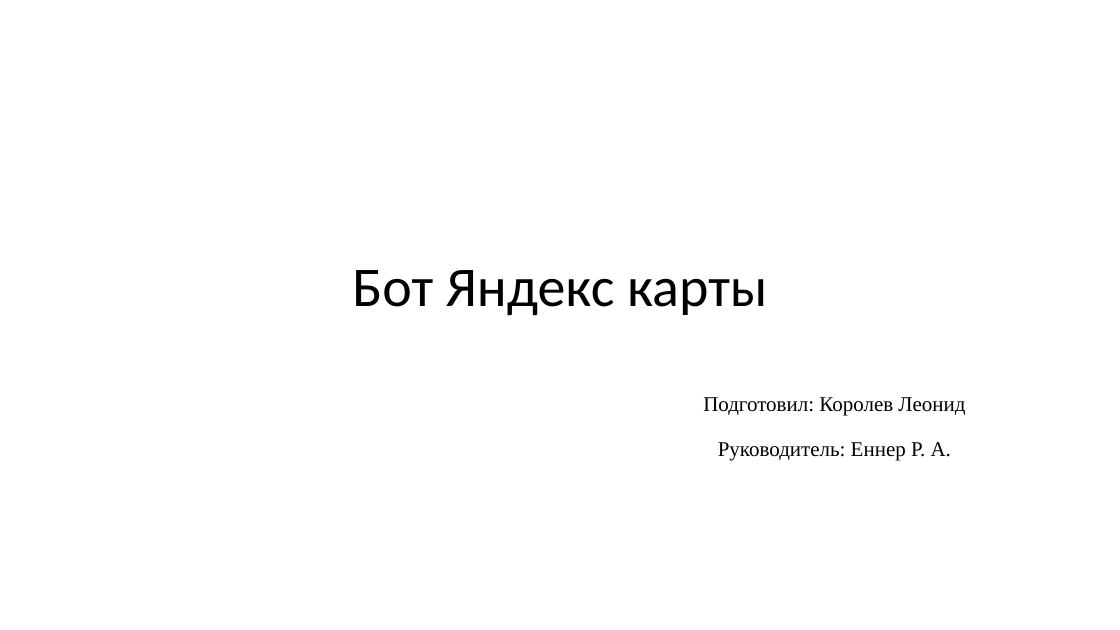
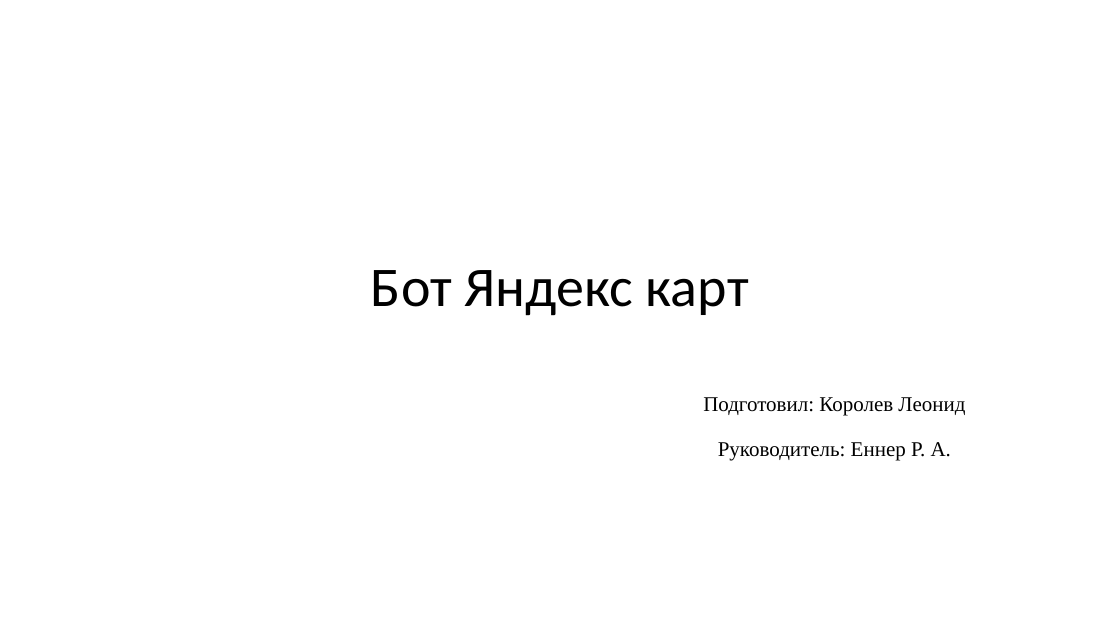
Before and after one commit to LeonKorolev2304/telegram_bot_geo, a slide deck: slide 1 of Презентация.pptx. Drawn at 1120x630 pixels with LibreOffice and Linux fonts; fonts in the diff are those of the drawing. Boxes give left, top, right and bottom in pixels: in the first picture for what was removed or moved away, otherwise in the second. Text is boxed around its words. In the diff, an @@ line names an element or a change of style, - is before the commit and + after.

```diff
--- a/Презентация.pptx
+++ b/Презентация.pptx
@@ title at [371,270,749,316]: text changed @@
-Бот Яндекс карты
+Бот Яндекс карт
```
Also in this commit, not shown: 4 other slides changed, 1 slide added, 4 other files.
